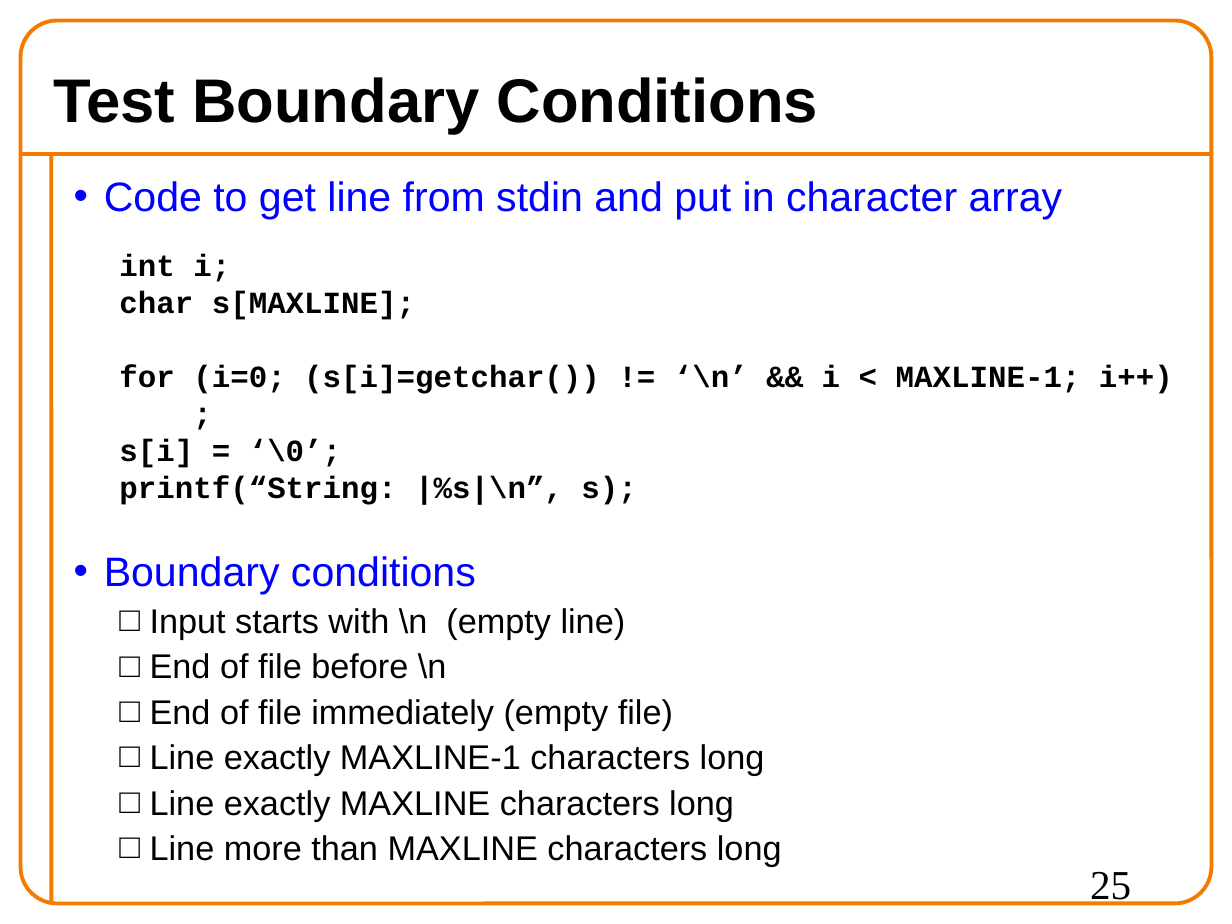
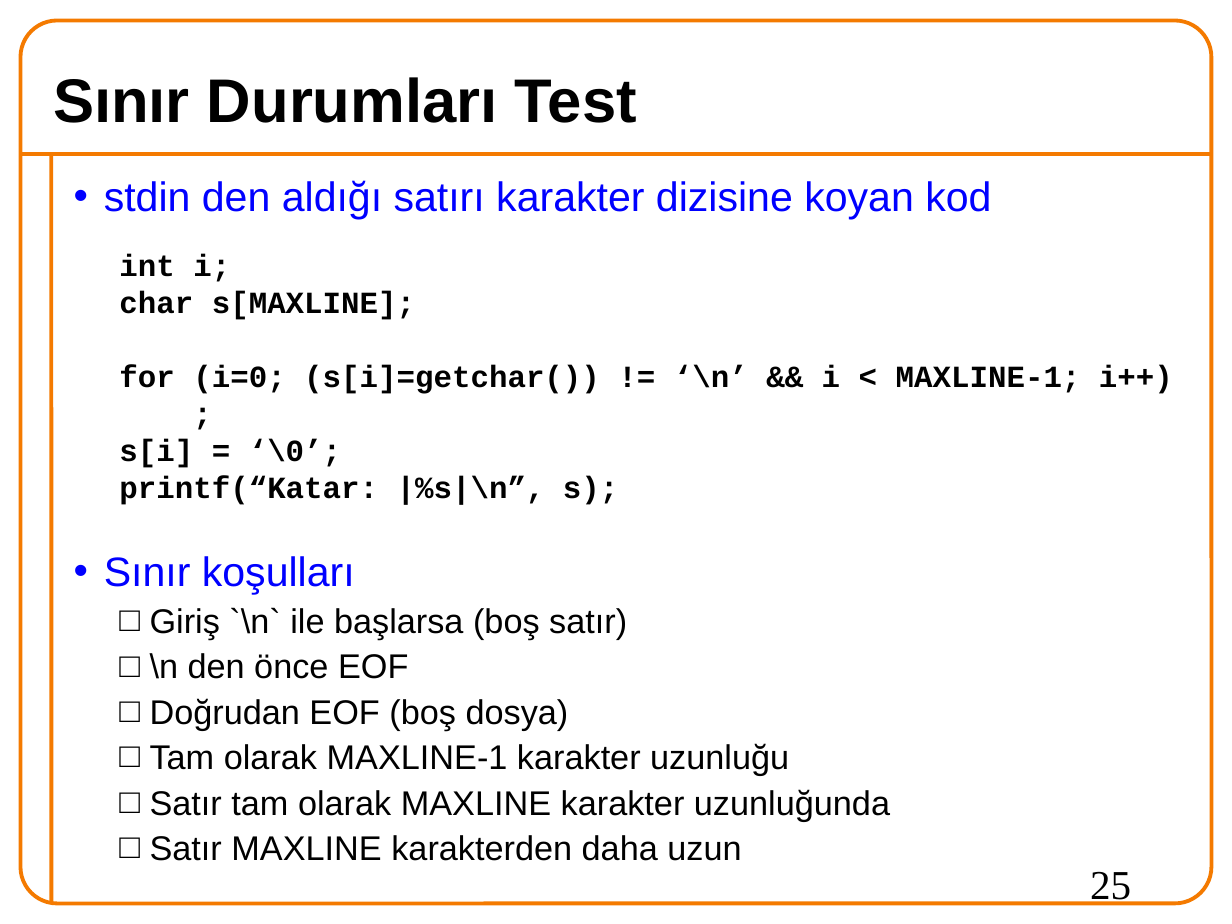
Before and after one commit to 19ceng/ceng201pro, a slide deck: slide 25 of 05test.odp. Drawn at 1232x924 pixels with LibreOffice and Linux fonts; fonts in the diff are those of the drawing; background and template pictures are left out. Boxes give left, top, right and bottom in pixels: in the first picture for what was removed or moved away, otherwise in the second. Text is boxed around its words. In the diff, an @@ line names an element or a change of style, - is before the commit and + after.

Commit message:
test:OK

```diff
--- a/05test.odp
+++ b/05test.odp
@@ title at [53,77,637,123]: text changed @@
-Test Boundary Conditions
+Sınır Durumları Test
@@ text at [104,180,991,219]: text changed @@
-• Code to get line from stdin and put in character array
+• stdin den aldığı satırı karakter dizisine koyan kod
@@ text at [104,476,890,861]: text changed @@
-  printf(“String: |%s|\n”, s);
-• Boundary conditions
-  □ Input starts with \n (empty line)
-  □ End of file before \n
-  □ End of file immediately (empty file)
-  □ Line exactly MAXLINE-1 characters long
-  □ Line exactly MAXLINE characters long
-  □ Line more than MAXLINE characters long
+  printf(“Katar: |%s|\n”, s);
+• Sınır koşulları
+  □ Giriş `\n` ile başlarsa (boş satır)
+  □ \n den önce EOF
+  □ Doğrudan EOF (boş dosya)
+  □ Tam olarak MAXLINE-1 karakter uzunluğu
+  □ Satır tam olarak MAXLINE karakter uzunluğunda
+  □ Satır MAXLINE karakterden daha uzun
```
Also in this commit, not shown: 3 other slides changed, 9 slides added, 9 slides removed.
